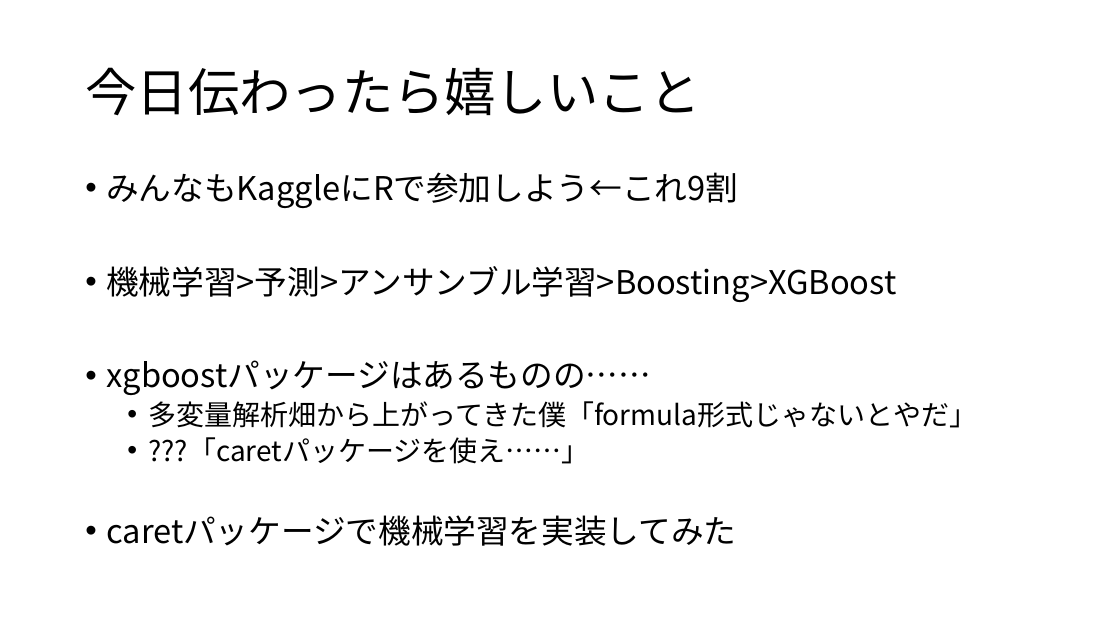
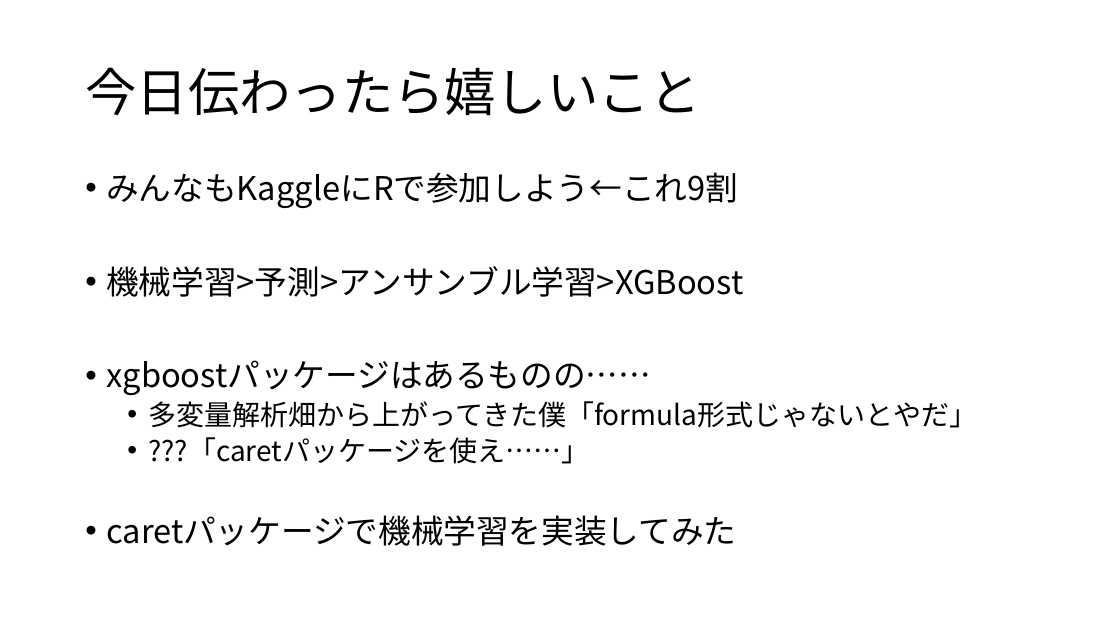
Before and after one commit to 8-u8/Kaggle, a slide deck: slide 4 of Santander/output/caretパッケージを使ったXGBoostのformula型.pptx (slide 3 before the commit). Drawn at 1120x630 pixels with LibreOffice and Linux fonts; fonts in the diff are those of the drawing. Boxes give left, top, right and bottom in pixels: in the first picture for what was removed or moved away, otherwise in the second. Text is boxed around its words. In the diff, an @@ line names an element or a change of style, - is before the commit and + after.

```diff
--- a/Santander/output/caretパッケージを使ったXGBoostのformula型.pptx
+++ b/Santander/output/caretパッケージを使ったXGBoostのformula型.pptx
@@ text at <box>106,266,743,297</box>: text changed @@
-• 機械学習>予測>アンサンブル学習>Boosting>XGBoost
+• 機械学習>予測>アンサンブル学習>XGBoost
```
Also in this commit, not shown: 15 other slides changed, 5 slides added, 1 slide removed, 2 other files.
